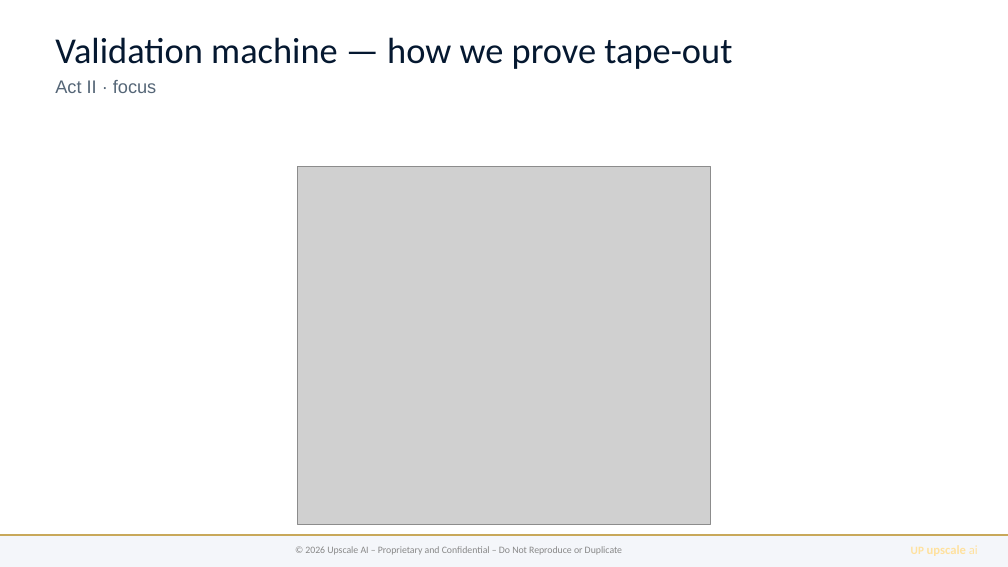
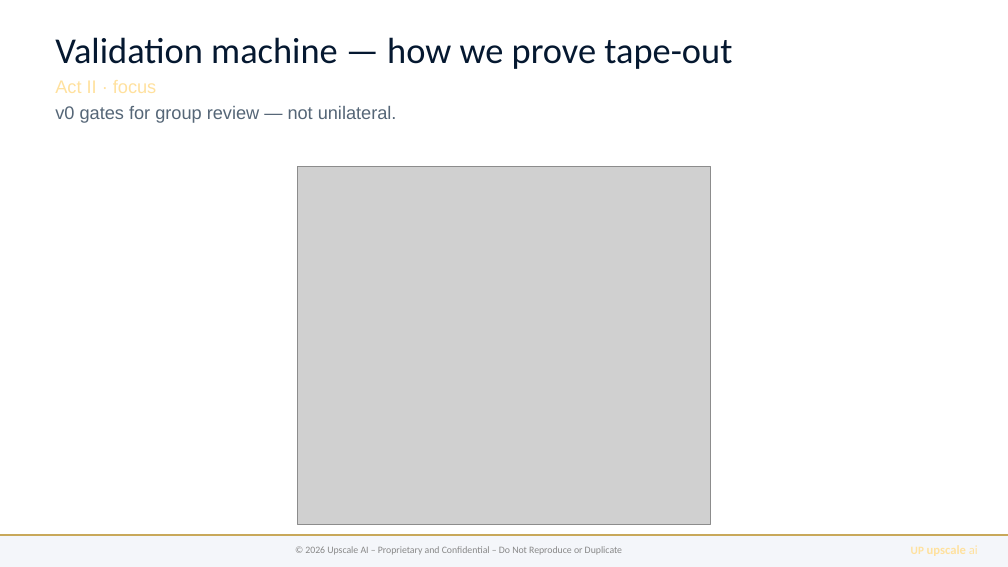
Before and after one commit to upscale-ai-network/agent-template, a slide deck: slide 3 of dt122/bugatti-qos-ccc.pptx. Drawn at 1008x567 pixels with LibreOffice and Linux fonts; fonts in the diff are those of the drawing; grey boxes stand for pictures. Boxes give left, top, right and bottom in pixels: in the first picture for what was removed or moved away, otherwise in the second. Text is boxed around its words. In the diff, an @@ line names an element or a change of style, - is before the commit and + after.

```diff
--- a/dt122/bugatti-qos-ccc.pptx
+++ b/dt122/bugatti-qos-ccc.pptx
@@ text "Validation machine — how we ..." at <box>55,37,732,123</box>: text colour #556677 to #FFE19E in "Act II · focus" @@
@@ text at <box>55,106,397,123</box>: paragraph added @@
+v0 gates for group review — not unilateral.
```
Also in this commit, not shown: 6 other slides changed, 7 other files.
